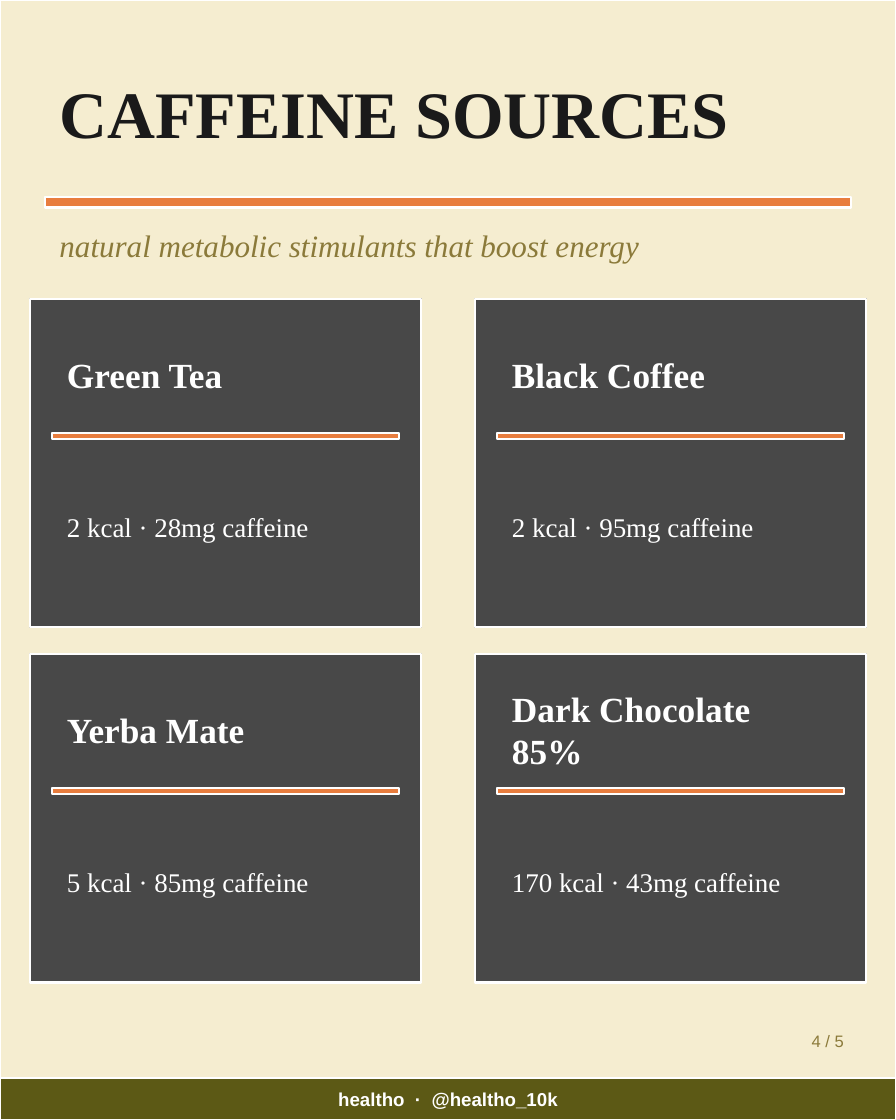
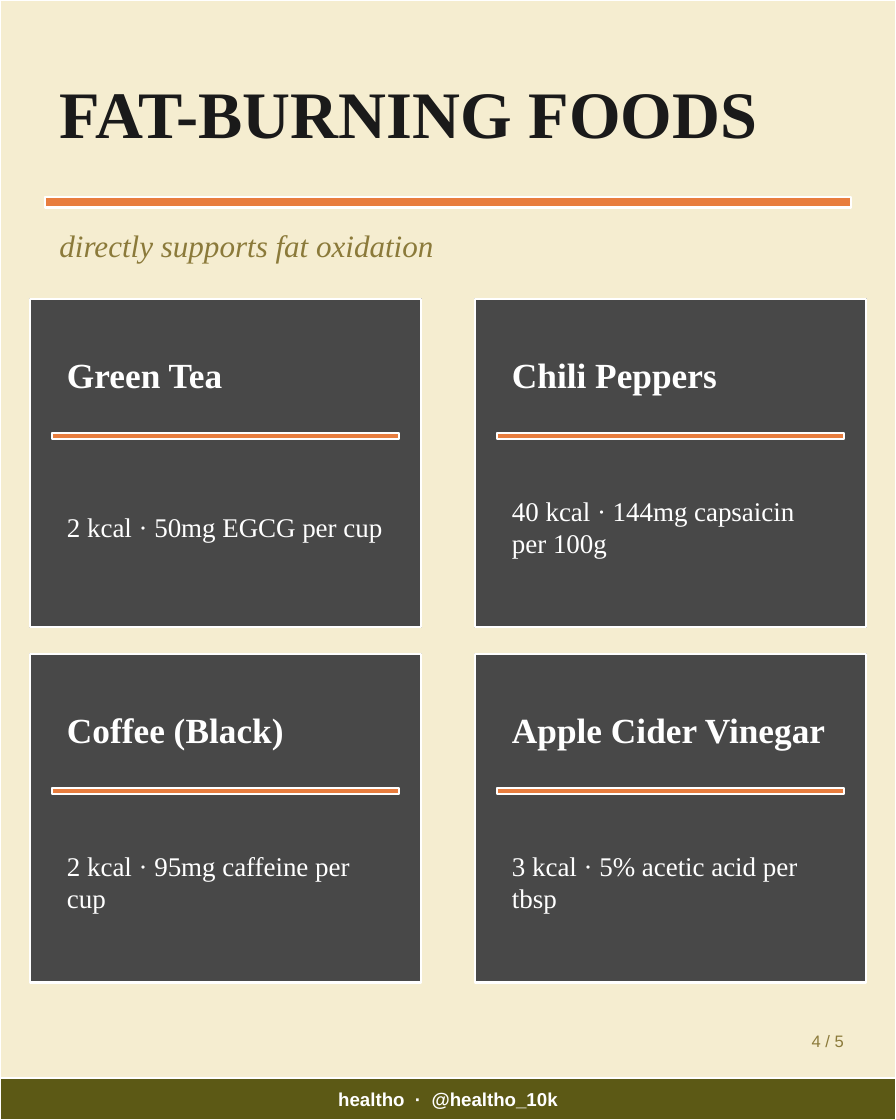
Before and after one commit to healtho-app/healtho, a slide deck: slide 4 of automation/output/latest-carousel.pptx. Drawn at 896x1120 pixels with LibreOffice and Linux fonts; fonts in the diff are those of the drawing; grey boxes stand for pictures. Boxes give left, top, right and bottom in pixels: in the first picture for what was removed or moved away, otherwise in the second. Text is boxed around its words. In the diff, an @@ line names an element or a change of style, - is before the commit and + after.

```diff
--- a/automation/output/latest-carousel.pptx
+++ b/automation/output/latest-carousel.pptx
@@ text at (x1=59, y1=94, x2=758, y2=139): text changed @@
-CAFFEINE SOURCES
+FAT-BURNING FOODS
@@ text at (x1=59, y1=235, x2=433, y2=263): text changed @@
-natural metabolic stimulants that boost energy
+directly supports fat oxidation
@@ text at (x1=512, y1=363, x2=717, y2=395): text changed @@
-Black Coffee
+Chili Peppers
@@ text at (x1=512, y1=502, x2=794, y2=558): text changed @@
-2 kcal · 95mg caffeine
+40 kcal · 144mg capsaicin per 100g
@@ text at (x1=67, y1=518, x2=382, y2=542): text changed @@
-2 kcal · 28mg caffeine
+2 kcal · 50mg EGCG per cup
@@ text at (x1=67, y1=718, x2=284, y2=750): text changed @@
-Yerba Mate
+Coffee (Black)
@@ text at (x1=512, y1=718, x2=825, y2=750): text changed @@
-Dark Chocolate 85%
+Apple Cider Vinegar
@@ text at (x1=67, y1=857, x2=349, y2=914): text changed @@
-5 kcal · 85mg caffeine
+2 kcal · 95mg caffeine per cup
@@ text at (x1=512, y1=857, x2=797, y2=914): text changed @@
-170 kcal · 43mg caffeine
+3 kcal · 5% acetic acid per tbsp
```
Also in this commit, not shown: 4 other slides changed, 5 other files.
